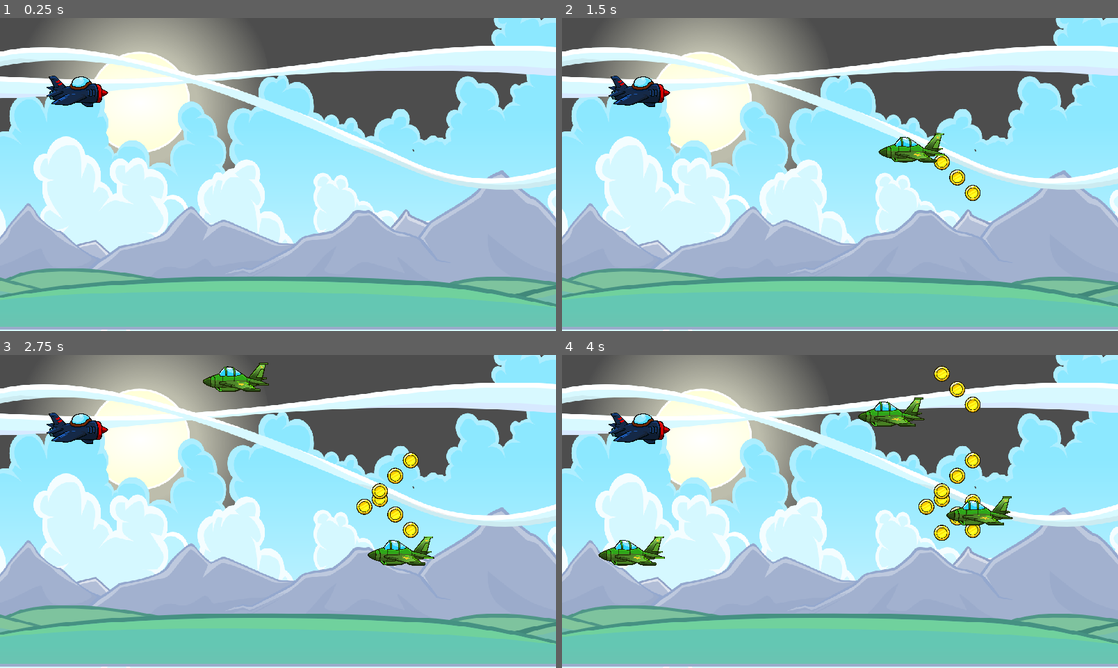
Above: before the commit, frames 1-4 (two rows, left to right).
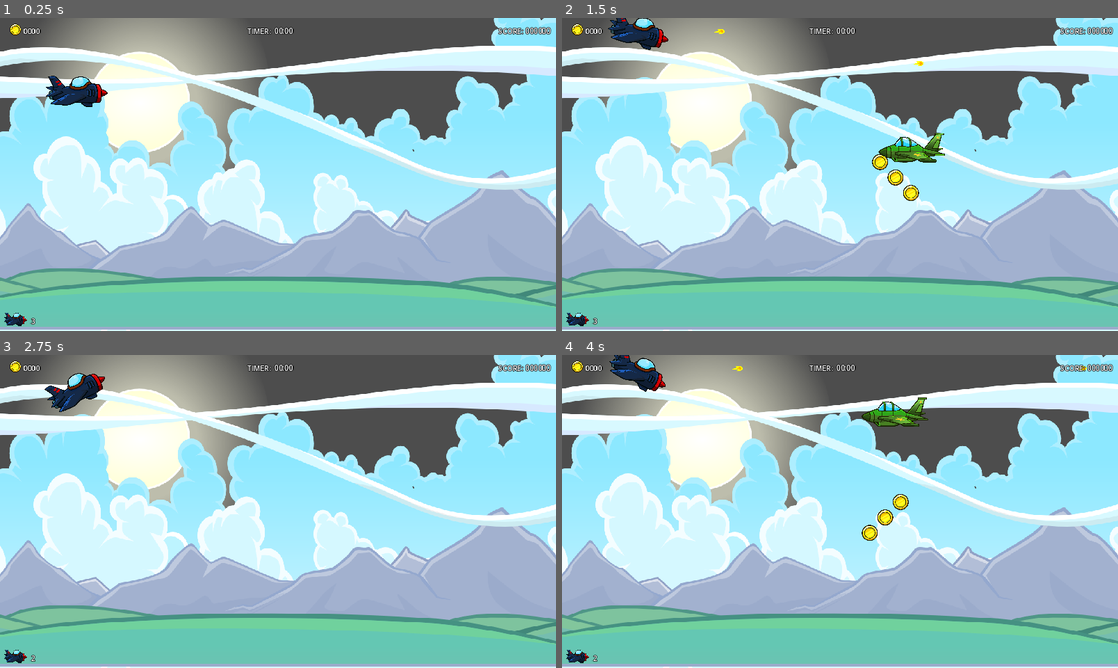
Above: after the commit, the same moments.

Repository: bjjAlan/FLAPPYPLANE
Game: Godot game, scene res://word/Word.tscn
Same seed, same stepped clock (60 frames per second), same inputs: the game is played once before the commit and once after it. A sky picture missing from this copy of the repository is replaced by a grey-blue gradient.
Inputs:
- Up to frame 1 (0.25 s): no input
- Up to frame 2 (1.5 s): tap Enter at 0.5 s; hold Up (ui_up) 0.53-1.28 s; tap B (bomb, bound only before the commit) at 0.6 s; tap Space (shoot) at 0.8, 1.35 s; hold Down (ui_down) from 1.28 s (still down)
- Up to frame 3 (2.75 s): tap B (bomb, bound only before the commit) at 1.55, 2.1 s; release Down (ui_down) at 2.03 s; hold Up (ui_up) from 2.03 s (still down); tap Space (shoot) at 2.3 s
- Up to frame 4 (4 s): tap Space (shoot) at 2.85, 3.8 s; tap B (bomb, bound only before the commit) at 3.05, 3.6 s; release Up (ui_up) at 3.53 s; hold Down (ui_down) from 3.53 s (still down)

The runs differ from the first frame. In frame 1, 0.7% of the frame differs, in the area x 0-100%, y 1-99%; in frame 2, 2.7%; in frame 3, 4.1%; in frame 4, 5.3%, in the area x 0-100%, y 0-99%.
Error before the commit: Parse Error: Identifier "Bomb_scene" not declared in the current scope. (res://Player/player.gd:43)

Commit message:
Criação do HUD

Diff:
--- a/Enemy/enemy.gd
+++ b/Enemy/enemy.gd
@@ -4,7 +4,7 @@
 var speed: float = 10
 
 
-func _physics_process(delta):
+func _physics_process(_delta):
 	$AnimatedSprite2D.play("default")
 	apply_central_impulse(Vector2(-mass * speed, 0))
 
--- a/Player/Player.tscn
+++ b/Player/Player.tscn
@@ -23,6 +23,10 @@
 radius = 24.0569
 height = 111.997
 
+[sub_resource type="CapsuleShape2D" id="CapsuleShape2D_2tywx"]
+radius = 32.0
+height = 128.0
+
 [node name="Player" type="RigidBody2D"]
 gravity_scale = 0.0
 script = ExtResource("1_j58yf")
@@ -36,3 +40,11 @@
 [node name="CollisionShape2D" type="CollisionShape2D" parent="."]
 rotation = 1.57799
 shape = SubResource("CapsuleShape2D_jsnf6")
+
+[node name="Area2D" type="Area2D" parent="."]
+
+[node name="CollisionShape2D" type="CollisionShape2D" parent="Area2D"]
+rotation = 1.5708
+shape = SubResource("CapsuleShape2D_2tywx")
+
+[connection signal="body_entered" from="Area2D" to="." method="_on_area_2d_body_entered"]
--- a/Player/player.gd
+++ b/Player/player.gd
@@ -1,14 +1,14 @@
 extends RigidBody2D
 
-@export var bullet_scene: PackedScene  # Adiciona esta linha para declarar a cena do projétil
+@export var bullet_scene: PackedScene
+
 var speed: float = 64 * 0.4
 var animated_sprite
-var coins = 0
 
 func _ready():
 	animated_sprite = $AnimatedSprite2D
 
-func _physics_process(delta):
+func _physics_process(_delta):
 	global_position.x = 159
 	animated_sprite.play("default")
 
@@ -30,18 +30,25 @@
 	else:
 		global_position.y = get_viewport().size.y - 28
 
-	# Atirar projétil
-	if Input.is_action_just_pressed("shoot"):  # qualquer botão pode ser usado
+	# Atirar projétil com a ação "shoot"
+	if Input.is_action_just_pressed("shoot"):
 		var bullet = bullet_scene.instantiate()
-		bullet.shooter = self  # eu atirei
-		bullet.position = self.position + Vector2(64, 0)  # posição inicial
-		bullet.direction = Vector2(1, 0)  # direção para a direita
-		get_parent().add_child(bullet)  # adicionar como filho de Level
+		bullet.shooter = self
+		bullet.position = self.position + Vector2(64, 0)
+		bullet.direction = Vector2(1, 0)
+		get_parent().add_child(bullet)
 
-	# Atirar bomba
-	if Input.is_action_just_pressed("bomb"):  # qualquer botão pode ser usado
-		var bomb = Bomb_scene.instantiate()
-		bomb.shooter = self  # eu atirei
-		bomb.position = self.position + Vector2(64, 0)  # posição inicial
-		bomb.direction = Vector2(1, 0)  # direção para a direita
-		get_parent().add_child(bomb)
+
+func _on_area_2d_body_entered(body: Node2D) -> void:
+
+	if body.is_in_group("Enemy"):
+
+		await get_tree().create_timer(0.1).timeout
+		get_tree().reload_current_scene()
+
+	if body.name == "Player":
+		Globals.life -= 1
+		Globals.score = 0
+		Globals.coins = 0
+		#await get_tree().create_timer(0.3).timeout
+	pass
--- a/bullet/bullet.gd
+++ b/bullet/bullet.gd
@@ -1,18 +1,17 @@
 extends Node2D
 
 
-var shooter: Node # who is the shooter of this bullet, so we increase its score
+var shooter: Node
 
-var direction: Vector2 # in which direction should bullet move
-var speed: float = 1024
+var direction: Vector2
+var speed: float = 750
 
 
 func _process(delta):
 	position += direction * speed * delta
 
 func _on_body_entered(body):
-	if body is RigidBody2D and body != shooter:
+	if body.is_in_group("Enemy"):
 		body.queue_free()
-		if "kills" in shooter: # If variable kills exists in shooter's script
-			shooter.kills += 1
-	self.queue_free()
+		Globals.score += 100
+		queue_free()
--- a/coin/coin.gd
+++ b/coin/coin.gd
@@ -1,12 +1,13 @@
 extends Area2D
 
+var coins := 1
 var speed = 256
 
 
 
-func _process(delta):
+func _process(_delta):
 	$AnimatedSprite2D.play("default")
-	position.x -= speed * delta
+	position.x -= speed * _delta
 
 	if position.x < -32:
 		queue_free()
@@ -23,11 +24,8 @@
 
 func Collected():
 
+	Globals.coins += coins
 
-	Global.score += 1
-	$AnimatedSprite2D.play("Collected")
-	$Area2D/CollisionShape2D.queue_free()
-	await get_tree().create_timer(0.8).timeout
 	queue_free()
 
 
--- a/hud/hud.gd
+++ /dev/null
@@ -1,13 +0,0 @@
-extends CanvasLayer
-
-
-
-
-
-func _process(delta):
-
-	$Life/LifeText.text = str(Global.life)
-
-	$Score/ScoreText.text = str(Global.score)
-
-	pass
--- a/hud/hud.tscn
+++ b/hud/hud.tscn
@@ -1,14 +1,99 @@
-[gd_scene load_steps=2 format=3 uid="uid://chm6smdsn8h7o"]
+[gd_scene load_steps=3 format=3 uid="uid://s3dgpbkvcqd5"]
 
-[ext_resource type="Script" path="res://hud/hud.gd" id="1_xpq4f"]
+[ext_resource type="Texture2D" uid="uid://ljsgcswblabo" path="res://sprites/flying_coins/animatable_parts/gold_coin.png" id="1_ok54r"]
+[ext_resource type="Texture2D" uid="uid://43pj60xjfwlo" path="res://sprites/planes/plane_1/plane_1_blue.png" id="2_kpr7j"]
 
 [node name="HUD" type="CanvasLayer"]
-script = ExtResource("1_xpq4f")
+
+[node name="Coins" type="Node2D" parent="."]
+metadata/_edit_group_ = true
+
+[node name="Sprite2D" type="Sprite2D" parent="Coins"]
+position = Vector2(32, 24)
+scale = Vector2(0.0578313, 0.0578313)
+texture = ExtResource("1_ok54r")
+
+[node name="coins_counter" type="Label" parent="Coins"]
+offset_left = 48.0
+offset_top = 16.0
+offset_right = 88.0
+offset_bottom = 40.0
+theme_override_colors/font_outline_color = Color(0, 0, 0, 1)
+theme_override_constants/outline_size = 4
+theme_override_font_sizes/font_size = 15
+text = "0000"
+vertical_alignment = 1
+
+[node name="Life" type="Node2D" parent="."]
+position = Vector2(0, 600)
+metadata/_edit_group_ = true
+
+[node name="Sprite2D" type="Sprite2D" parent="Life"]
+position = Vector2(32, 24)
+scale = Vector2(0.0578313, 0.0578313)
+texture = ExtResource("2_kpr7j")
+
+[node name="life_counter" type="Label" parent="Life"]
+offset_left = 64.0
+offset_top = 16.0
+offset_right = 104.0
+offset_bottom = 40.0
+theme_override_colors/font_outline_color = Color(0, 0, 0, 1)
+theme_override_constants/outline_size = 4
+theme_override_font_sizes/font_size = 15
+text = "X 3"
+vertical_alignment = 1
 
 [node name="Score" type="Node2D" parent="."]
-
-[node name="Sprite2D" type="Sprite2D" parent="Score"]
+position = Vector2(1152, 8)
+metadata/_edit_group_ = true
 
 [node name="ScoreText" type="Label" parent="Score"]
-offset_right = 40.0
-offset_bottom = 23.0
+offset_left = -120.0
+offset_top = 8.0
+offset_right = -68.0
+offset_bottom = 31.0
+theme_override_colors/font_outline_color = Color(0, 0, 0, 1)
+theme_override_constants/outline_size = 4
+theme_override_font_sizes/font_size = 15
+text = "SCORE:"
+vertical_alignment = 1
+
+[node name="score_counter" type="Label" parent="Score"]
+offset_left = -64.0
+offset_top = 8.0
+offset_right = -12.0
+offset_bottom = 30.0
+size_flags_horizontal = 8
+theme_override_colors/font_outline_color = Color(0, 0, 0, 1)
+theme_override_constants/outline_size = 4
+theme_override_font_sizes/font_size = 15
+text = "000000"
+vertical_alignment = 1
+
+[node name="Timer" type="Node2D" parent="."]
+position = Vector2(632, 8)
+metadata/_edit_group_ = true
+
+[node name="TimerText" type="Label" parent="Timer"]
+offset_left = -120.0
+offset_top = 8.0
+offset_right = -68.0
+offset_bottom = 31.0
+theme_override_colors/font_outline_color = Color(0, 0, 0, 1)
+theme_override_constants/outline_size = 4
+theme_override_font_sizes/font_size = 15
+text = "TIMER:"
+vertical_alignment = 1
+
+[node name="Timer_counter" type="Label" parent="Timer"]
+offset_left = -64.0
+offset_top = 8.0
+offset_right = -12.0
+offset_bottom = 30.0
+size_flags_horizontal = 8
+theme_override_colors/font_outline_color = Color(0, 0, 0, 1)
+theme_override_constants/outline_size = 4
+theme_override_font_sizes/font_size = 15
+text = "00:00"
+vertical_alignment = 1
--- /dev/null
+++ b/menu.tscn
@@ -0,0 +1,3 @@
+[gd_scene format=3 uid="uid://osq66l2d0ofj"]
+
+[node name="Menu" type="Node2D"]
--- a/project.godot
+++ b/project.godot
@@ -15,6 +15,10 @@
 config/features=PackedStringArray("4.3", "Forward Plus")
 config/icon="res://icon.svg"
 
+[autoload]
+
+Globals="*res://singletons/Globals.gd"
+
 [display]
 
 window/stretch/mode="canvas_items"
@@ -26,7 +30,7 @@
 "events": [Object(InputEventKey,"resource_local_to_scene":false,"resource_name":"","device":-1,"window_id":0,"alt_press …(191 unchanged characters)…
 ]
 }
-bomb={
+drop_bomb={
 "deadzone": 0.5,
 "events": [Object(InputEventKey,"resource_local_to_scene":false,"resource_name":"","device":-1,"window_id":0,"alt_press …(191 unchanged characters)…
 ]
--- /dev/null
+++ b/scripts/hud.gd
@@ -0,0 +1,24 @@
+extends Node
+
+
+@onready var coins_counter: Label = $Coins/coins_counter
+@onready var life_counter: Label = $Life/life_counter
+@onready var score_counter: Label = $Score/score_counter
+
+
+
+
+func _ready():
+	coins_counter.text = str("%04d" % Globals.coins)
+	score_counter.text = str("%06d" % Globals.score)
+	life_counter.text = str("%01d"  % Globals.life)
+
+
+
+
+func _process(_delta):
+	coins_counter.text = str("%04d" % Globals.coins)
+	score_counter.text = str("%06d" % Globals.score)
+	life_counter.text = str("%01d"  % Globals.life)
+
+	pass
--- /dev/null
+++ b/singletons/Globals.gd
@@ -0,0 +1,25 @@
+extends Node
+
+var score := 0
+var coins := 0
+var life := 4
+
+
+func _ready():
+	pass
+
+
+
+
+func _process(delta):
+
+	Death()
+
+	pass
+
+func Death():
+
+	if life <= 0:
+		get_tree().change_scene_to_file("res://menu.tscn")
+
+	pass
--- a/sprites/explosion_effect/Enemy.tscn
+++ b/sprites/explosion_effect/Enemy.tscn
@@ -22,7 +22,7 @@
 radius = 23.9995
 height = 120.048
 
-[node name="Enemy" type="RigidBody2D"]
+[node name="Enemy" type="RigidBody2D" groups=["Enemy"]]
 gravity_scale = 0.0
 script = ExtResource("1_i2li1")
 
--- a/torpedo/bomb.gd
+++ /dev/null
@@ -1,19 +0,0 @@
-extends Node2D
-
-
-var bomb: Node # who is the shooter of this bullet, so we increase its score
-
-var direction: Vector2 # in which direction should bullet move
-var speed: float = 1024
-
-
-func _process(delta):
-	position += direction * speed * delta
-
-
-func _on_body_entered(body: Node2D) -> void:
-	if body is RigidBody2D and body != bomb:
-		body.queue_free()
-		if "kills" in bomb:
-			bomb.kills += 1
-	self.queue_free()
--- a/torpedo/bomb.tscn
+++ /dev/null
@@ -1,35 +0,0 @@
-[gd_scene load_steps=5 format=3 uid="uid://porrdfqurpmt"]
-
-[ext_resource type="Texture2D" uid="uid://bed4ng2qau1a6" path="res://sprites/planes/torpedo/torpedo_black.png" id="1_m6fhq"]
-[ext_resource type="Script" path="res://torpedo/bomb.gd" id="1_oarav"]
-
-[sub_resource type="SpriteFrames" id="SpriteFrames_o5otb"]
-animations = [{
-"frames": [{
-"duration": 1.0,
-"texture": ExtResource("1_m6fhq")
-}],
-"loop": true,
-"name": &"default",
-"speed": 5.0
-}]
-
-[sub_resource type="CapsuleShape2D" id="CapsuleShape2D_l3oug"]
-radius = 390.252
-height = 780.505
-
-[node name="Bomb" type="Area2D"]
-script = ExtResource("1_oarav")
-
-[node name="AnimatedSprite2D" type="AnimatedSprite2D" parent="."]
-position = Vector2(40, 0)
-scale = Vector2(0.8, 0.954)
-sprite_frames = SubResource("SpriteFrames_o5otb")
-
-[node name="CollisionShape2D" type="CollisionShape2D" parent="AnimatedSprite2D"]
-position = Vector2(-52.5, 0)
-rotation = 0.00724701
-scale = Vector2(0.755804, 0.206434)
-shape = SubResource("CapsuleShape2D_l3oug")
-
-[connection signal="body_entered" from="." to="." method="_on_body_entered"]
--- a/word/Word.tscn
+++ b/word/Word.tscn
@@ -13,6 +13,8 @@
 [ext_resource type="Texture2D" uid="uid://ndmoj5v3qj14" path="res://sprites/sky_background/parallax_parts/farground_cloud_2.png" id="10_5jxia"]
 [ext_resource type="PackedScene" uid="uid://decx7yqe3ypmj" path="res://Level/nivel.tscn" id="12_rga5m"]
 [ext_resource type="PackedScene" uid="uid://bgb4cbeve0uyv" path="res://coin/Coin.tscn" id="13_jijjy"]
+[ext_resource type="Script" path="res://scripts/hud.gd" id="15_fyvgq"]
+[ext_resource type="PackedScene" uid="uid://s3dgpbkvcqd5" path="res://Hud/hud.tscn" id="23_nbe26"]
 
 [sub_resource type="RectangleShape2D" id="RectangleShape2D_3dv3t"]
 size = Vector2(1175, 32)
@@ -105,4 +107,7 @@
 [node name="Level" parent="." instance=ExtResource("12_rga5m")]
 coin_scene = ExtResource("13_jijjy")
 
+[node name="HUD" parent="." instance=ExtResource("23_nbe26")]
+script = ExtResource("15_fyvgq")
+
 [connection signal="timeout" from="EnemySpawnTimer" to="." method="_on_enemy_spawn_timer_timeout"]
Not shown: 1 places in Player/Player.tscn that only renumber resources
Binary file added: sprites/flying_coins/82410urwr93hi6k5zc6s3l/1.png
Not shown, added: sprites/flying_coins/82410urwr93hi6k5zc6s3l/1.png.import
Binary file added: sprites/flying_coins/82410urwr93hi6k5zc6s3l/2.png
Not shown, added: sprites/flying_coins/82410urwr93hi6k5zc6s3l/2.png.import
Binary file added: sprites/flying_coins/82410urwr93hi6k5zc6s3l/3.png
Not shown, added: sprites/flying_coins/82410urwr93hi6k5zc6s3l/3.png.import
Binary file added: sprites/flying_coins/82410urwr93hi6k5zc6s3l/4.png
Not shown, added: sprites/flying_coins/82410urwr93hi6k5zc6s3l/4.png.import
Binary file added: sprites/flying_coins/82410urwr93hi6k5zc6s3l/5.png
Not shown, added: sprites/flying_coins/82410urwr93hi6k5zc6s3l/5.png.import
Binary file added: sprites/flying_coins/82410urwr93hi6k5zc6s3l/6.png
(and 8 more such lines)
